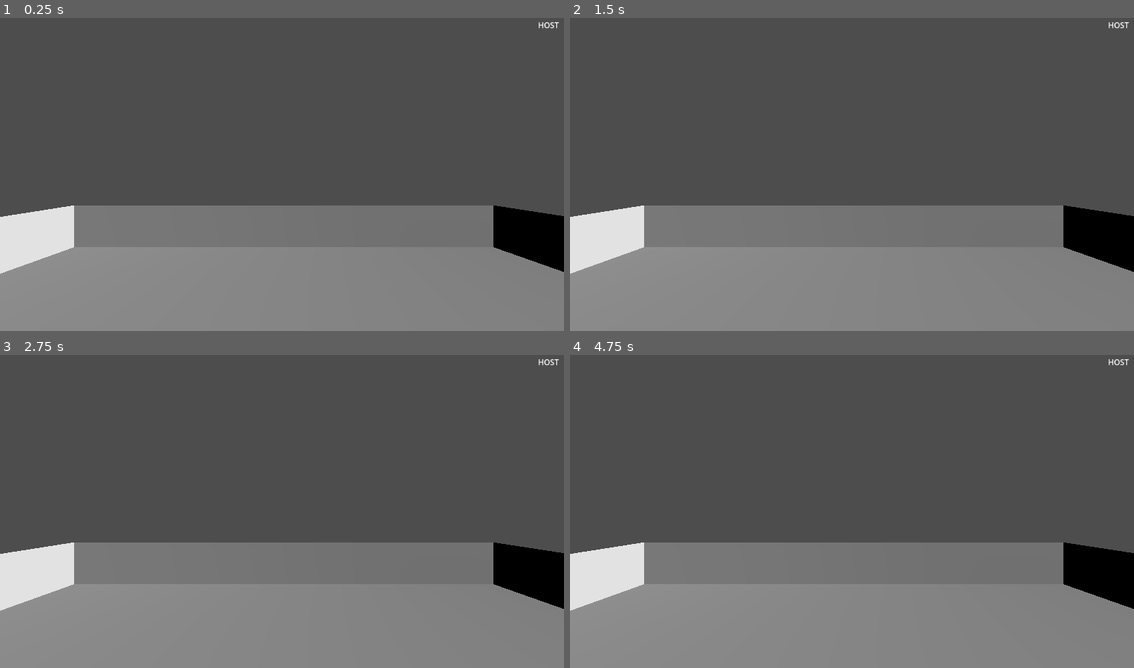
Above: before the commit, frames 1-4 (two rows, left to right).
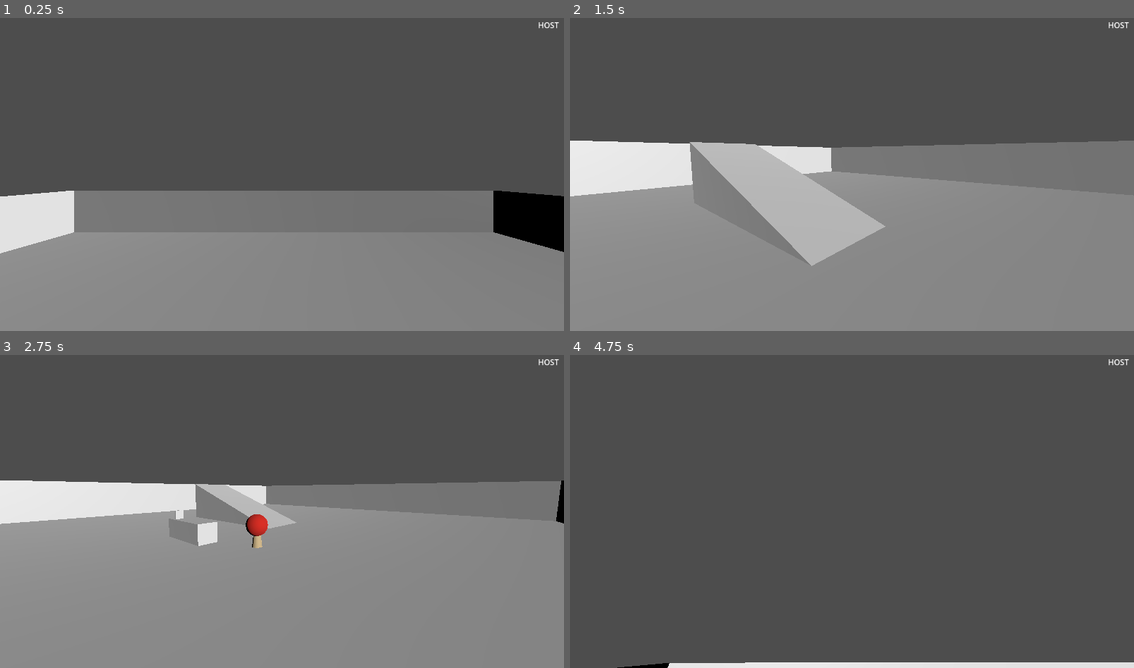
Above: after the commit, the same moments.

Repository: gonkhub/Crater
Game: Godot game, scene res://world.tscn
Same seed, same stepped clock (60 frames per second), same inputs: the game is played once before the commit and once after it. This scene is started directly instead of the project's main scene.
Inputs (mouse positions are in pixels of both pictures, inside the frame that each line leads up to):
- Up to frame 1 (0.25 s): no input
- Up to frame 2 (1.5 s): tap Enter at 0.5 s; move the mouse to (976, 155) at 0.52 s; hold D (right) 0.53-1.28 s; hold Shift (slide) 0.53-1.28 s; click (976, 155) at 0.67 s; tap Space (jump) at 0.77 s; move the mouse to (739, 187) at 1.27 s; hold S (down) from 1.28 s (still down); tap Tab at 1.35 s
- Up to frame 3 (2.75 s): tap Space (jump) at 1.52 s; move the mouse to (338, 439) at 2.02 s; release S (down) at 2.03 s; hold D (right) from 2.03 s (still down); hold Shift (slide) from 2.03 s (still down)
- Up to frame 4 (4.75 s): move the mouse to (823, 574) at 2.77 s; release D (right) at 2.78 s; release Shift (slide) at 2.78 s; hold W (up) 2.78-3.53 s; tap Tab at 2.85, 4.35 s; click (823, 574) at 2.92 s; tap Space (jump) at 3.02, 3.77, 4.52 s; move the mouse to (1021, 558) at 3.52 s; hold Shift (slide) 3.53-4.28 s; hold A (left) from 3.53 s (still down); move the mouse to (682, 461) at 4.27 s

The runs differ from the first frame. In frame 1, 6.4% of the frame differs, in the area x 0-100%, y 55-82%; in frame 2, 28%; in frame 3, 25%; in frame 4, 40%, in the area x 0-100%, y 59-100%.
Error before the commit: Parse Error: Cannot infer the type of "depth" variable because the value doesn't have a set type. (res://player.gd:411)

Commit message:
Fix type-inference errors in _carry_update
GDScript cannot infer types from untyped class-level vars or ternary
expressions; add explicit type annotations to depth, cam_basis, cam_pos,
and pivot.

Co-Authored-By: Claude Sonnet 4.6 <noreply@anthropic.com>

Diff:
--- a/player.gd
+++ b/player.gd
@@ -379,7 +379,7 @@
 	# circle of radius = hold_pivot, pushed back onto it by an elastic spring.
 	# When hold_pivot == 0 the same spring collapses to a centre-restore, and
 	# the sway is expressed purely as a tilt rotation around the carry position.
-	var pivot := held_holdable.hold_pivot if held_holdable else 0.0
+	var pivot: float = held_holdable.hold_pivot if held_holdable else 0.0
 
 	# Consume accumulated mouse delta — drives the close end laterally
 	_sway_vel += _mouse_delta * SWAY_MOUSE_SCALE
@@ -406,9 +406,9 @@
 	# ── Object transform ──────────────────────────────────────────────────────
 	var rotation_offset: Basis = Basis.from_euler(held_holdable.hold_rotation * (PI / 180.0)) if held_holdable else Basis.IDENTITY
 
-	var cam_basis := camera.global_transform.basis
-	var cam_pos   := camera.global_position
-	var depth     := CARRY_DISTANCE + punch_offset  # positive scalar
+	var cam_basis: Basis   = camera.global_transform.basis
+	var cam_pos:   Vector3 = camera.global_position
+	var depth: float = CARRY_DISTANCE + punch_offset  # positive scalar
 
 	var target_pos: Vector3
 	var target_basis: Basis
